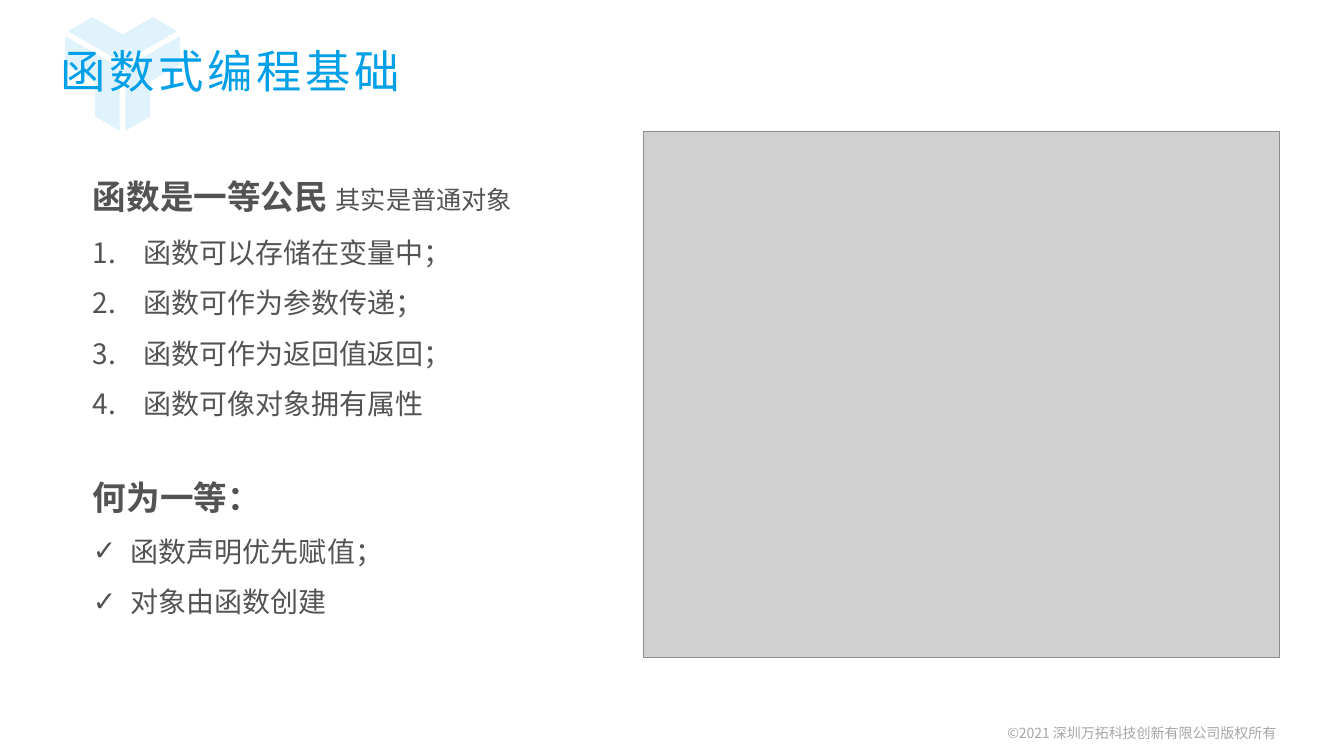
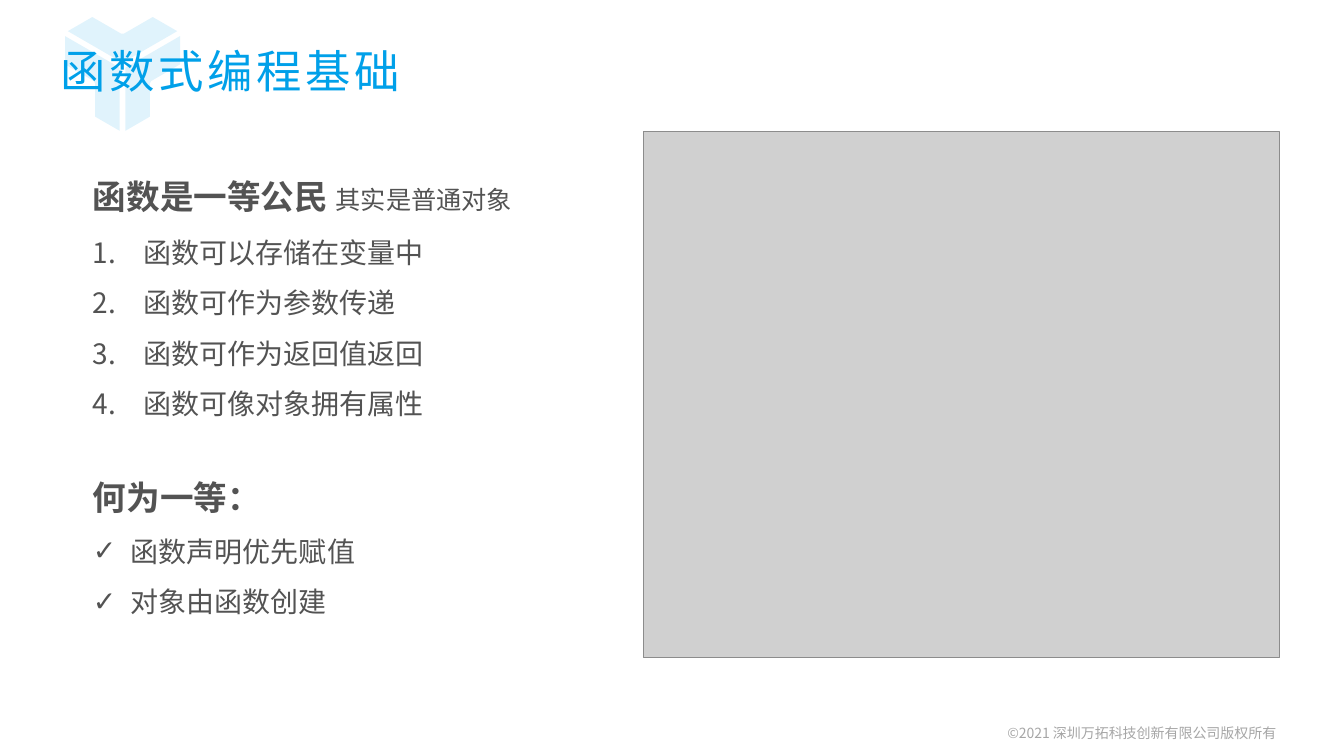
Before and after one commit to ZengLingYong/Blog, a slide deck: slide 9 of 函数编程范式.pptx. Drawn at 1344x756 pixels with LibreOffice and Linux fonts; fonts in the diff are those of the drawing; grey boxes stand for pictures; background and template pictures are left out. Boxes give left, top, right and bottom in pixels: in the first picture for what was removed or moved away, otherwise in the second. Text is boxed around its words. In the diff, an @@ line names an element or a change of style, - is before the commit and + after.

```diff
--- a/函数编程范式.pptx
+++ b/函数编程范式.pptx
@@ text at (143,239,423,366): text changed @@
-1. 函数可以存储在变量中；
-2. 函数可作为参数传递；
-3. 函数可作为返回值返回；
+1. 函数可以存储在变量中
+2. 函数可作为参数传递
+3. 函数可作为返回值返回
@@ text at (131,538,355,564): text changed @@
-✓ 函数声明优先赋值；
+✓ 函数声明优先赋值
```
Also in this commit, not shown: 14 other slides changed.
